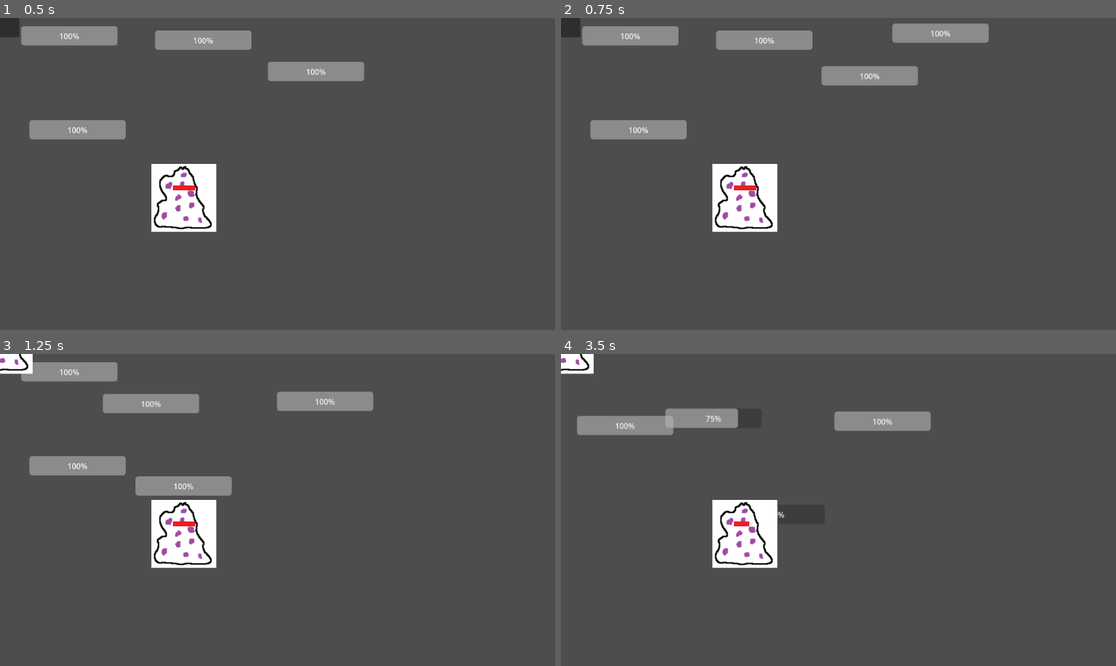
Above: before the commit, frames 1-4 (two rows, left to right).
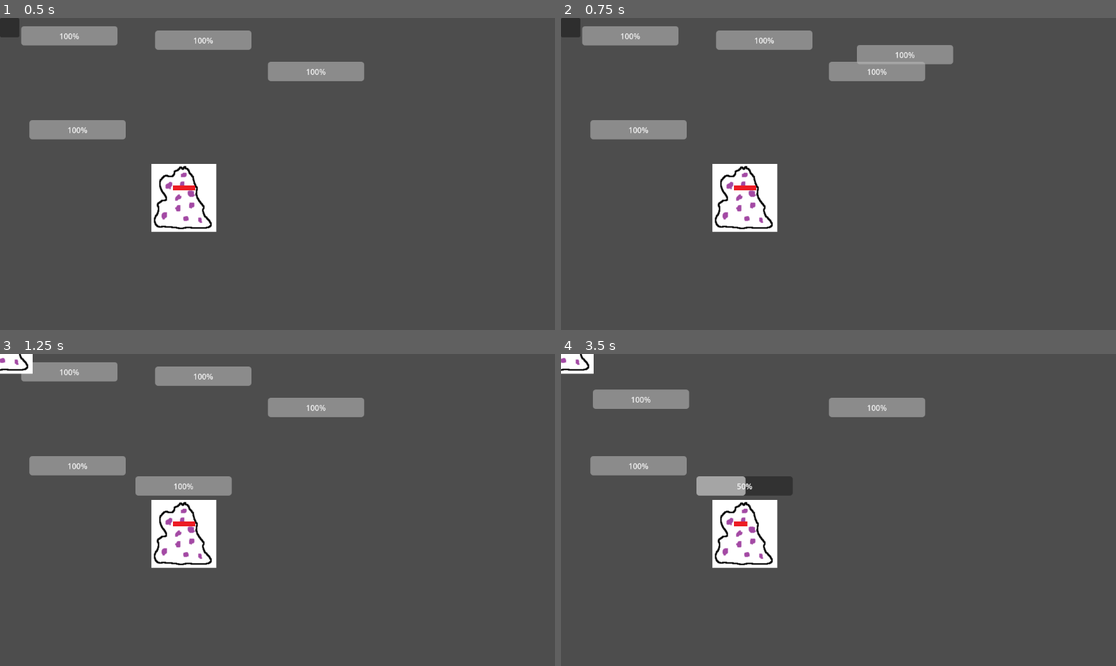
Above: after the commit, the same moments.

Repository: garipdk/LesAstrochats
Game: Godot game, scene res://scenes/Meteorite.tscn
The game is run twice, just before and just after one commit, with the same random seed, the same clock (stepped at 60 frames per second) and the same inputs.
Inputs (mouse positions are in pixels of both pictures, inside the frame that each line leads up to):
- Up to frame 1 (0.5 s): no input
- Up to frame 2 (0.75 s): tap Enter at 0.5 s; drag from (982, 67) to (744, 211) at 0.52 s
- Up to frame 3 (1.25 s): no input
- Up to frame 4 (3.5 s): tap Space at 1.25 s; drag from (627, 435) to (744, 547) at 1.27 s; move the mouse to (888, 463) at 2.02 s; click (888, 463) at 2.17 s; tap Enter at 2.75 s; drag from (794, 441) to (672, 463) at 2.77 s

Frame 1 is identical in both runs. In frame 2, 2.7% of the frame differs, in the area x 46-78%, y 1-22%; in frame 3, 3.1%; in frame 4, 6.6%, in the area x 2-67%, y 11-56%.

Commit message:
var repos speed

Diff:
--- a/scripts/Chat.gd
+++ b/scripts/Chat.gd
@@ -1,8 +1,10 @@
 extends CharacterBody2D
 
 # Pickable needs to be selected from the inspector
-@export var energy: int = 4
-@export var atack_points: int = 10
+@export var energy: float = 4.
+@export var atack_points: float = 10.
+@export var recuperation_per_second:float = 0.5
+
 
 var can_grab = false
 var grabbed_offset = Vector2()
@@ -21,7 +23,7 @@
 		is_draged = true
 	else:
 		is_draged = false
-	move_and_slide()
+	# move_and_slide()
 
 func on_entered_mineral(body):
 	current_mineral = body
@@ -31,13 +33,11 @@
 
 func _on_timer_timeout():
 	if current_mineral != null and not is_draged:
-		$Energy.value-=1
-		if $Energy.value > 0:
+		if $Energy.value > 0.:
 			current_mineral.giveDamage(atack_points)
-	pass # Replace with function body.
+		$Energy.value -= 1.
 
 
 func _on_energy_ready():
 	$Energy.max_value = energy
 	$Energy.value = energy
-	pass # Replace with function body.
--- a/scripts/Global.gd
+++ b/scripts/Global.gd
@@ -7,5 +7,5 @@
 
 
 # Called every frame. 'delta' is the elapsed time since the previous frame.
-func _process(delta):
+func _process(_delta):
 	pass
